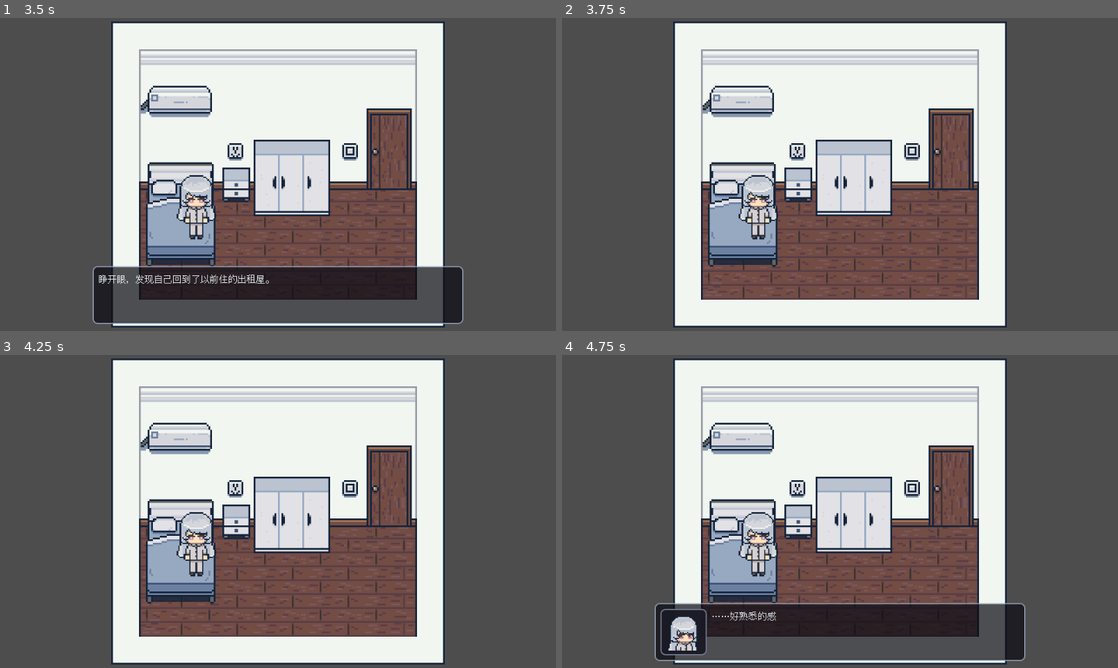
Above: before the commit, frames 1-4 (two rows, left to right).
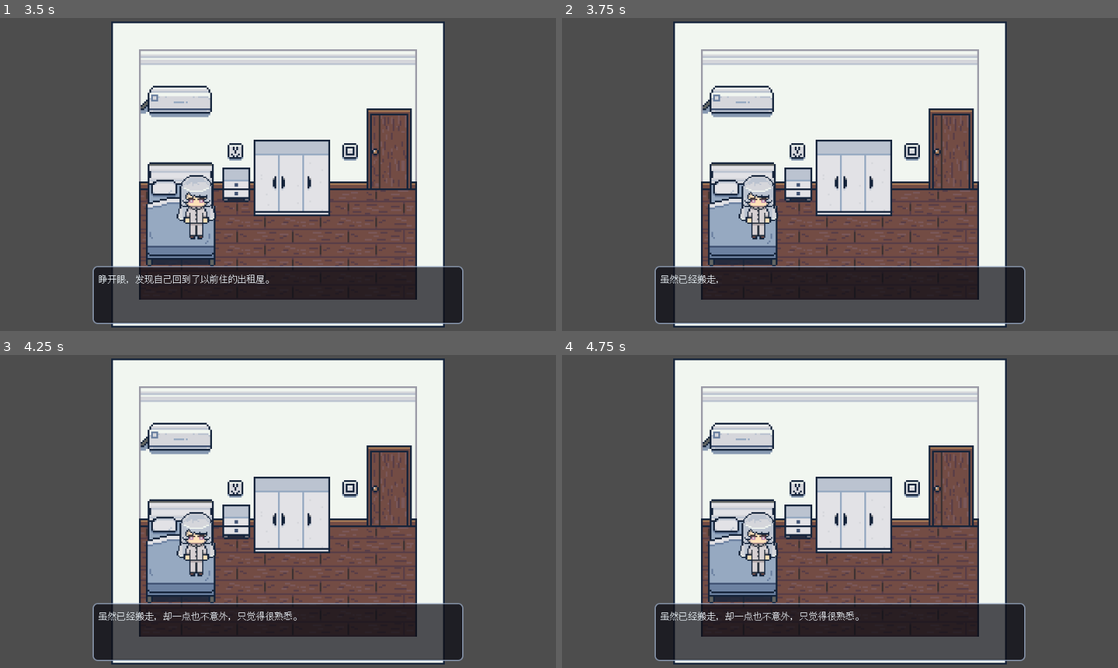
Above: after the commit, the same moments.

Repository: mikan5kiro/my-first-godot-game
Game: Godot game, scene res://scenes/title_screen.tscn
Two runs of this game, one before a commit and one after it. Both use one fixed random seed, a clock stepped at 60 frames per second and the inputs below. Sound files missing from this copy of the repository are replaced by a short silence.
Inputs (mouse positions are in pixels of both pictures, inside the frame that each line leads up to):
- Up to frame 1 (3.5 s): tap Enter at 0.5 s; move the mouse to (400, 158) at 0.52 s; hold D (right) 0.53-1.28 s; hold E (interact) 0.53-1.28 s; click (400, 158) at 0.67 s; move the mouse to (166, 190) at 1.27 s; hold S (down) 1.28-2.03 s; tap F (sit_toggle) at 1.35, 2.85 s; tap Space at 2 s; move the mouse to (333, 105) at 2.02 s; hold D (right) 2.03-2.78 s; hold E (interact) 2.03-2.78 s; move the mouse to (250, 237) at 2.77 s; hold W (up) from 2.78 s (still down); click (250, 237) at 2.92 s
- Up to frame 2 (3.75 s): tap Enter at 3.5 s; move the mouse to (1006, 221) at 3.52 s; release W (up) at 3.53 s; hold A (left) from 3.53 s (still down); hold E (interact) from 3.53 s (still down)
- Up to frame 3 (4.25 s): keep holding A (left); keep holding E (interact)
- Up to frame 4 (4.75 s): keep holding A (left); move the mouse to (673, 464) at 4.27 s; release E (interact) at 4.28 s; tap F (sit_toggle) at 4.35 s

Frame 1 is identical in both runs. In frame 2, 12% of the frame differs, in the area x 16-84%, y 79-98%; in frame 3, 12%; in frame 4, 1.3%.

Commit message:
微调开场白

Diff:
--- a/scripts/intro_dialogue.gd
+++ b/scripts/intro_dialogue.gd
@@ -3,8 +3,8 @@
 
 const INTRO_AWAKE_LINES = [
 	"睁开眼，发现自己回到了以前住的出租屋。",
-	"[pause 1.0]",
-	"@……好熟悉的感觉。",
+	"虽然已经搬走，却一点也不意外，只觉得很熟悉。",
+
 ]
 
 const INTRO_CONTROLS_LINES = [
